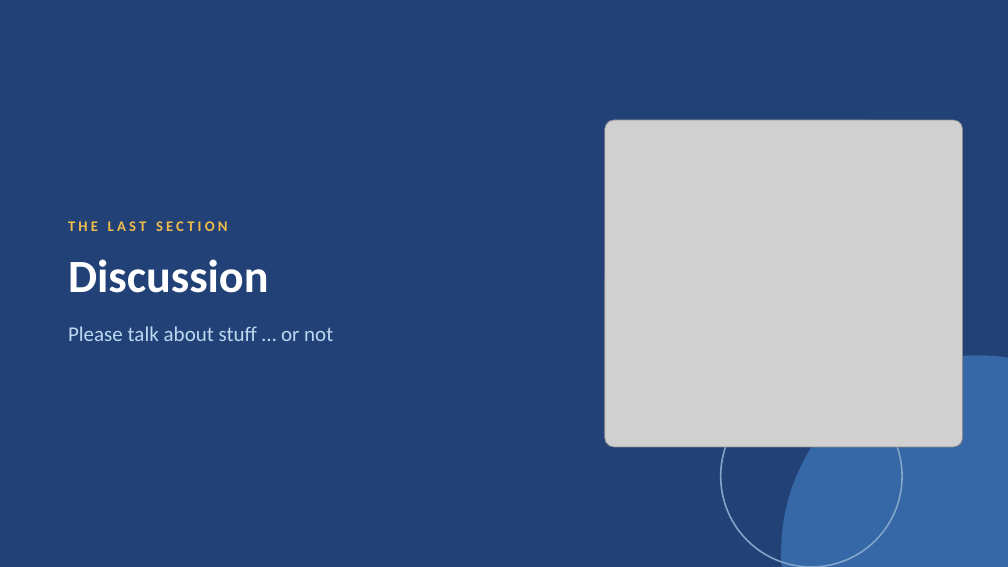
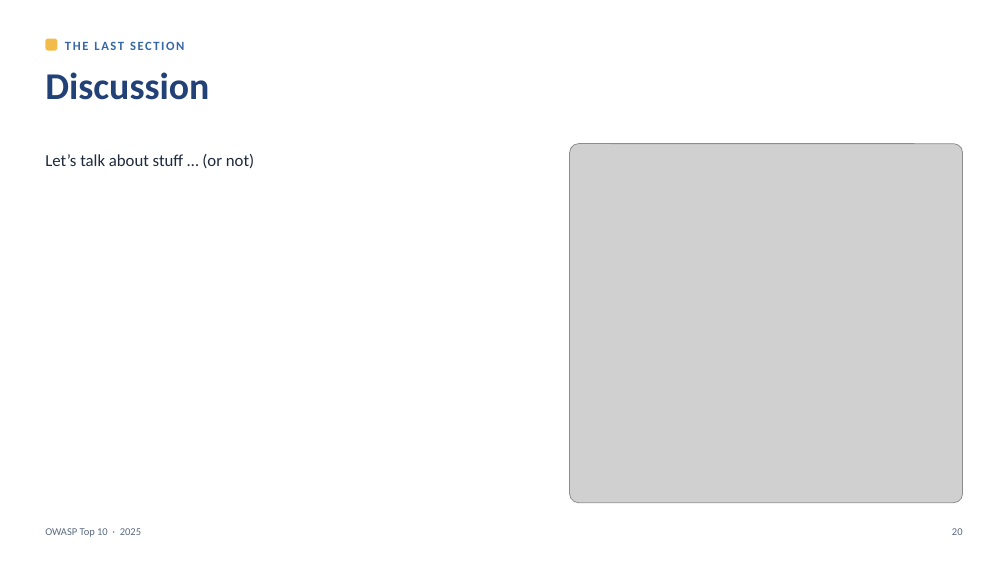
Before and after one commit to AmorZhao-Ghyston/VulnerableSandbox, a slide deck: slide 20 of Lunch-and-learn/OWASP-Top10-2025.pptx (slide 27 before the commit). Drawn at 1008x567 pixels with LibreOffice and Linux fonts; fonts in the diff are those of the drawing; grey boxes stand for pictures. Boxes give left, top, right and bottom in pixels: in the first picture for what was removed or moved away, otherwise in the second. Text is boxed around its words. In the diff, an @@ line names an element or a change of style, - is before the commit and + after.

```diff
--- a/Lunch-and-learn/OWASP-Top10-2025.pptx
+++ b/Lunch-and-learn/OWASP-Top10-2025.pptx
@@ background #214177 to #FFFFFF @@
@@ rounded rectangle added at (x1=45, y1=39, x2=57, y2=51), fill #F2BC4B @@
@@ text "THE LAST SECTION" moved from (x1=68, y1=221, x2=228, y2=231) to (x1=65, y1=41, x2=184, y2=50) @@
@@ text "THE LAST SECTION" at (x1=65, y1=41, x2=184, y2=50): size 14 to 12 pt, text colour #F2BC4B to #3667A6, letter spacing 3 to 1.5 pt @@
@@ text "Discussion" moved from (x1=68, y1=259, x2=269, y2=293) to (x1=45, y1=72, x2=209, y2=100) @@
@@ text "Discussion" at (x1=45, y1=72, x2=209, y2=100): size 44 to 36 pt, text colour #FFFFFF to #214177; line spacing 0.95 to 1 @@
@@ picture resized from (x1=605, y1=120, x2=963, y2=447) to (x1=569, y1=144, x2=963, y2=503) @@
@@ text at (x1=45, y1=154, x2=254, y2=168): text changed; size 20 to 16 pt; text colour #BDD8F1 to #1F2A3C @@
-Please talk about stuff … or not
+Let’s talk about stuff … (or not)
@@ ellipse removed at (x1=781, y1=355, x2=1008, y2=567) @@
@@ ellipse removed at (x1=721, y1=386, x2=902, y2=567) @@
@@ text added at (x1=45, y1=528, x2=141, y2=537), 10 pt, text #5B6B80 @@
+OWASP Top 10 · 2025
@@ text added at (x1=952, y1=528, x2=963, y2=535), 10 pt, text #5B6B80 @@
+20
```
Also in this commit, not shown: 17 other slides changed, 8 slides removed, 7 other files.
